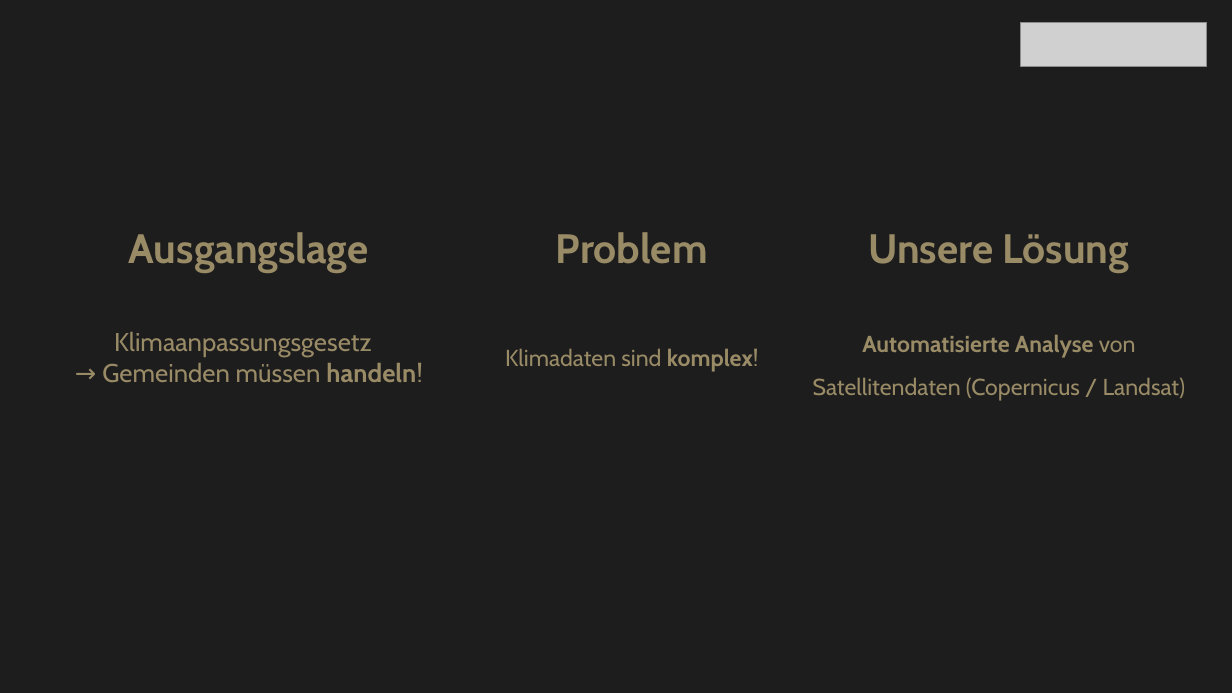
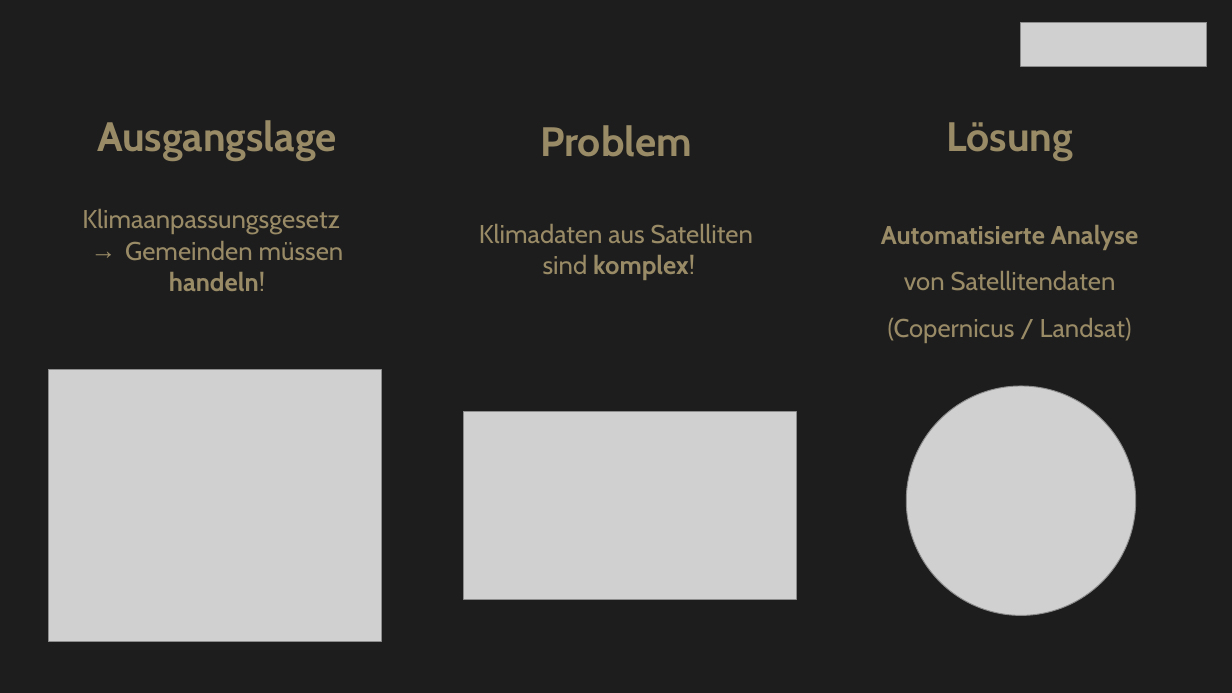
Before and after one commit to stefan-scholz/klimaforschungsdaten, a slide deck: slide 2 of docs/pitchdeck.pptx. Drawn at 1232x693 pixels with LibreOffice and Linux fonts; fonts in the diff are those of the drawing; grey boxes stand for pictures. Boxes give left, top, right and bottom in pixels: in the first picture for what was removed or moved away, otherwise in the second. Text is boxed around its words. In the diff, an @@ line names an element or a change of style, - is before the commit and + after.

```diff
--- a/docs/pitchdeck.pptx
+++ b/docs/pitchdeck.pptx
@@ table added at box(0, 107, 434, 329), 2 rows, 1 columns @@
+Ausgangslage
+Klimaanpassungsgesetz / Gemeinden müssen / handeln!
@@ table added at box(432, 112, 801, 324), 2 rows, 1 columns @@
+Problem
+Klimadaten aus Satelliten / sind komplex!
@@ table at box(825, 106, 1195, 374) @@
-column 1: Ausgangslage | Klimaanpassungsgesetz / → Gemeinden müssen handeln!
-column 2: Problem | Klimadaten sind komplex!
-column 3: Unsere Lösung | Automatisierte Analyse von Satellitendaten (Copernicus / Landsat)
+column 1: Lösung | Automatisierte Analyse / von Satellitendaten (Copernicus / Landsat)
@@ table: place and size @@
-table at box(31, 220, 1200, 474)
+table at box(825, 106, 1195, 374)
@@ picture added at box(48, 370, 381, 642) @@
@@ picture added at box(907, 386, 1136, 616) @@
@@ picture added at box(464, 412, 797, 600) @@
```
Also in this commit, not shown: 2 other slides changed, 2 slides added, 1 other file.
